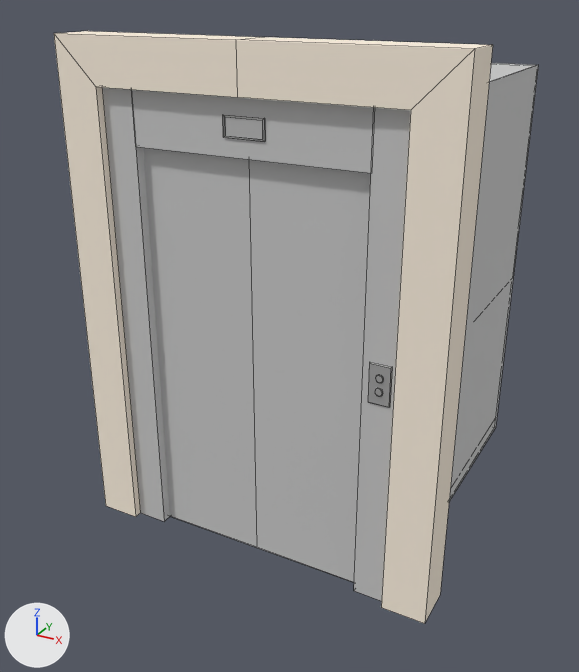
One commit to the FBX model Assets/ArtRes/Map/scene_elevator.fbx: the scene before it, then after it.
One viewpoint serves both versions: a 50 mm lens placed at (3.46, -5.97, 5.23), pointed at (-0.29, 0.86, 1.82). The axes (+X, +Y, +Z) are drawn at lower left. The lights are the same throughout. Mesh edges are drawn as thin lines. Where no turn or scale is listed for an object, it has been applied to the vertices. Vertices at the same position are counted once.

In view in the first picture: 'elevator', 'elevatorDoorL', 'elevatorDoorR'.
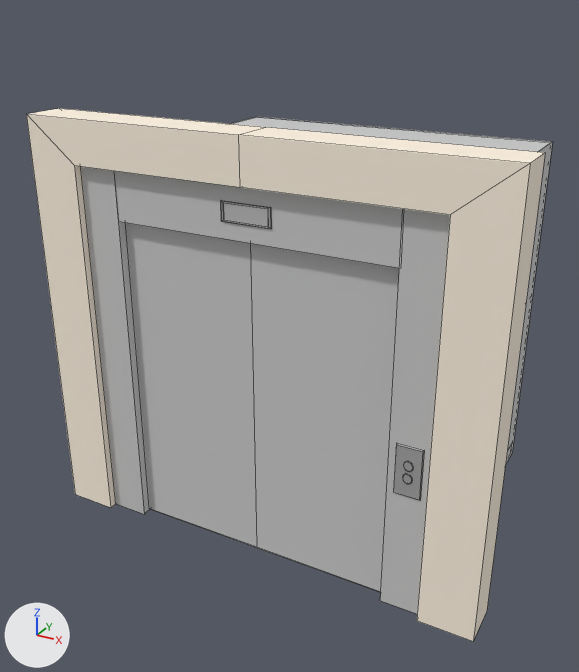
The change in detail:
me_elevator is used by ob_elevator; location (0.0, 0.0, 0.0).
me_elevator had 192 vertices, 133 faces and spanned x -1.81..1.85, y -0.54..3.2, z 0.01..4.85.
me_elevator now has 184 vertices, 133 faces and spans x -2.25..2.29, y -0.54..2.7, z 0.01..4.15.
me_elevator part 1: the loose piece of 16 vertices spanning x -0.17..0.21, y -0.46..-0.45, z 4.1..4.27 is scaled about its middle by (1.24, 1, 1), then moved by (0.0, 0.0, -0.7).
me_elevator part 2: the loose piece of 8 vertices spanning x -1.41..1.45, y -0.12..3.2, z 0.01..4.44 is scaled about its middle by (1.24, 0.849, 0.842), then moved by (0.0, -0.25, -0.35).
me_elevator part 3: the loose piece of 8 vertices spanning x 1.18..1.38, y -0.47..-0.46, z 2.04..2.41 is scaled about its middle by (1.24, 1, 1.33), then moved by (0.3, 0.0, -0.75).
me_elevator part 4: the loose piece of 32 vertices spanning x 1.24..1.32, y -0.48..-0.47, z 2.12..2.2 is scaled about its middle by (1.24, 1, 1.33), then moved by (0.3, 0.0, -0.62).
me_elevator part 5: the loose piece of 32 vertices spanning x 1.24..1.32, y -0.48..-0.47, z 2.25..2.32 is scaled about its middle by (1.24, 1, 1.33), then moved by (0.3, 0.0, -0.87).
me_elevator part 6: a new loose piece, a box spanning x -1.36..1.4, y -0.45..-0.13, z 3.24..3.73, in mat_metal_elevator_jpg (its picture is missing).
me_elevator part 7: the loose piece of 20 vertices spanning x -1.81..1.85, y -0.54..-0.12, z 0.01..4.85 is rebuilt with 20 vertices and now spans x -2.25..2.29, y -0.54..-0.12, z 0.01..4.15.
me_elevator part 8: the loose piece of 12 vertices spanning x -1.39..1.44, y -0.12..3.19, z 0.01..4.43 is rebuilt with 40 vertices and now spans x -1.74..1.78, y -0.46..2.69, z 0.01..3.73.
me_elevator part 9: the loose piece of 8 vertices spanning x -1.39..-1.08, y -0.46..-0.12, z 0.01..4.43 is deleted.
me_elevator part 10: the loose piece of 8 vertices spanning x -1.09..1.13, y -0.45..-0.13, z 3.94..4.43 is deleted.
me_elevator part 11: the loose piece of 8 vertices spanning x 1.12..1.44, y -0.46..-0.12, z 0.01..4.43 is deleted.

Boxes (x1, y1, x2, y2) around the edits, measured in the pictures (579 x 672 px; the box of a moved part takes in the faces that stretch with it):
'elevator', reshaped (9% wider, 10% shorter): before (54, 31, 538, 624); after (26, 108, 553, 641)
part 1 of me_elevator, moved or reshaped: before (223, 115, 265, 142); after (221, 200, 271, 229)
part 2 of me_elevator, moved or reshaped: before (449, 63, 538, 501); after (231, 117, 553, 463)
part 3 of me_elevator, moved or reshaped: before (368, 362, 392, 407); after (394, 443, 424, 500)
part 4 of me_elevator, moved or reshaped: before (375, 388, 383, 396); after (403, 461, 414, 471)
part 5 of me_elevator, moved or reshaped: before (375, 375, 384, 383); after (403, 473, 413, 484)
part 6 of me_elevator, added: after (115, 171, 403, 268)
part 7 of me_elevator, rebuilt (18% wider, 10% shorter): before (54, 31, 493, 624); after (26, 108, 545, 641)
part 8 of me_elevator, rebuilt (not visible before): after (81, 166, 450, 614)
part 9 of me_elevator, deleted: before (103, 88, 170, 521)
part 10 of me_elevator, deleted: before (132, 90, 374, 173)
part 11 of me_elevator, deleted: before (354, 108, 411, 601)
